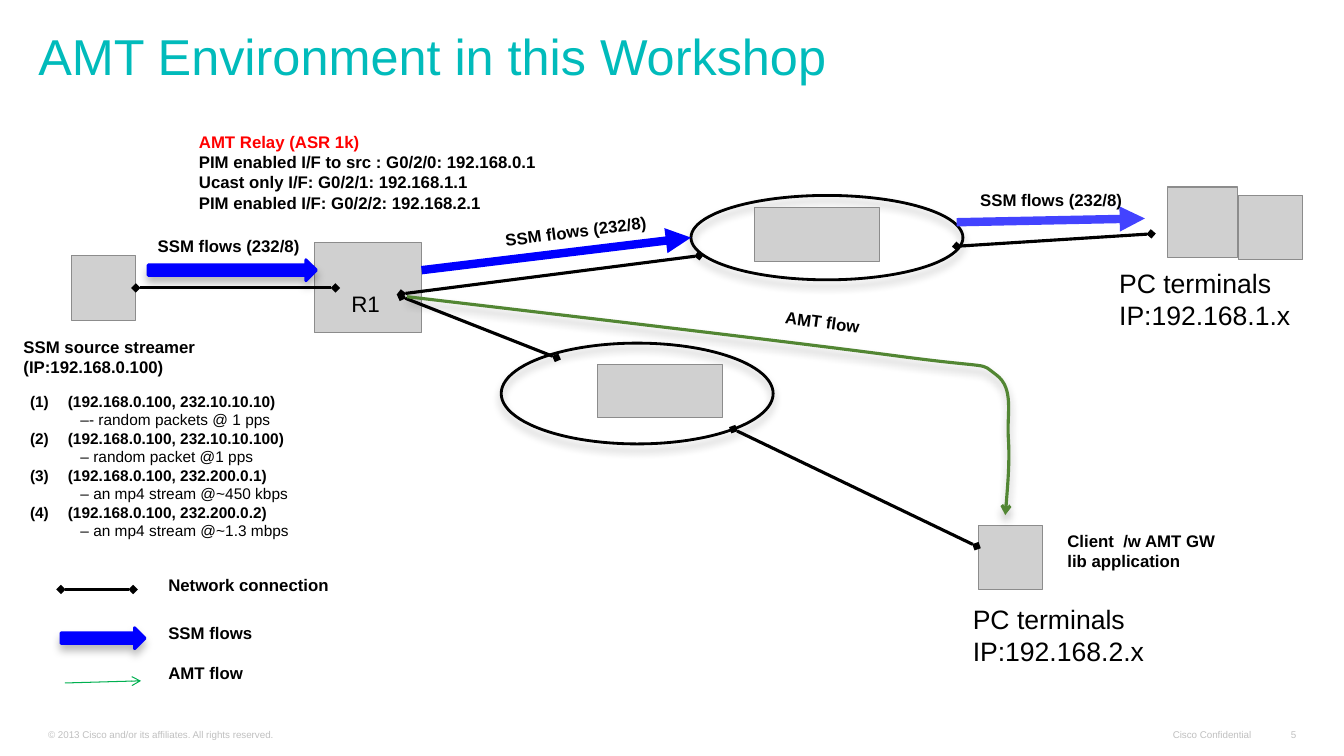
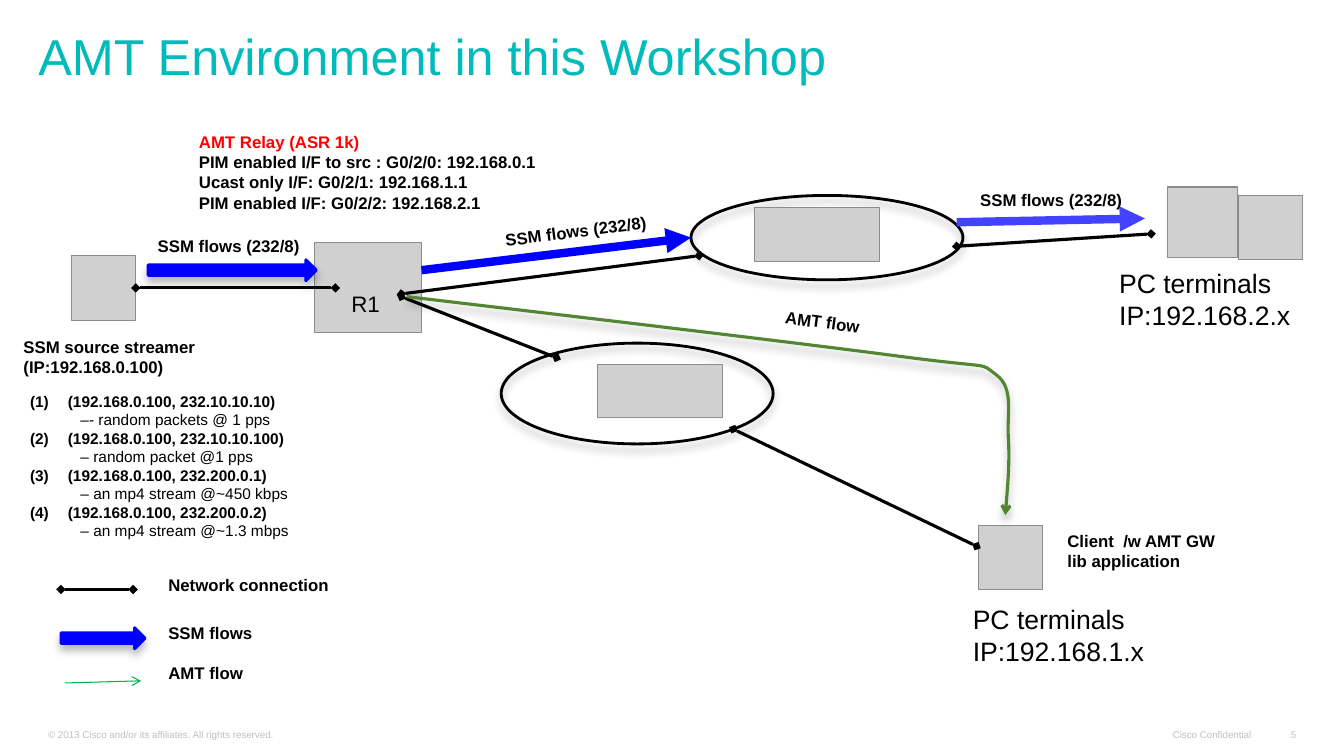
Before and after one commit to cisco/SSMAMTtools, a slide deck: slide 5 of docs/amt-gw-lib-v5.1.pptx. Drawn at 1344x756 pixels with LibreOffice and Linux fonts; fonts in the diff are those of the drawing; grey boxes stand for pictures; background and template pictures are left out. Boxes give left, top, right and bottom in pixels: in the first picture for what was removed or moved away, otherwise in the second. Text is boxed around its words. In the diff, an @@ line names an element or a change of style, - is before the commit and + after.

Commit message:
change soource IP for EBU workshop

```diff
--- a/docs/amt-gw-lib-v5.1.pptx
+++ b/docs/amt-gw-lib-v5.1.pptx
@@ text at [1119, 306, 1290, 326]: text changed @@
-IP:192.168.1.x
+IP:192.168.2.x
@@ text at [973, 642, 1144, 662]: text changed @@
-IP:192.168.2.x
+IP:192.168.1.x
```
Also in this commit, not shown: 10 other slides changed, 17 other files.
